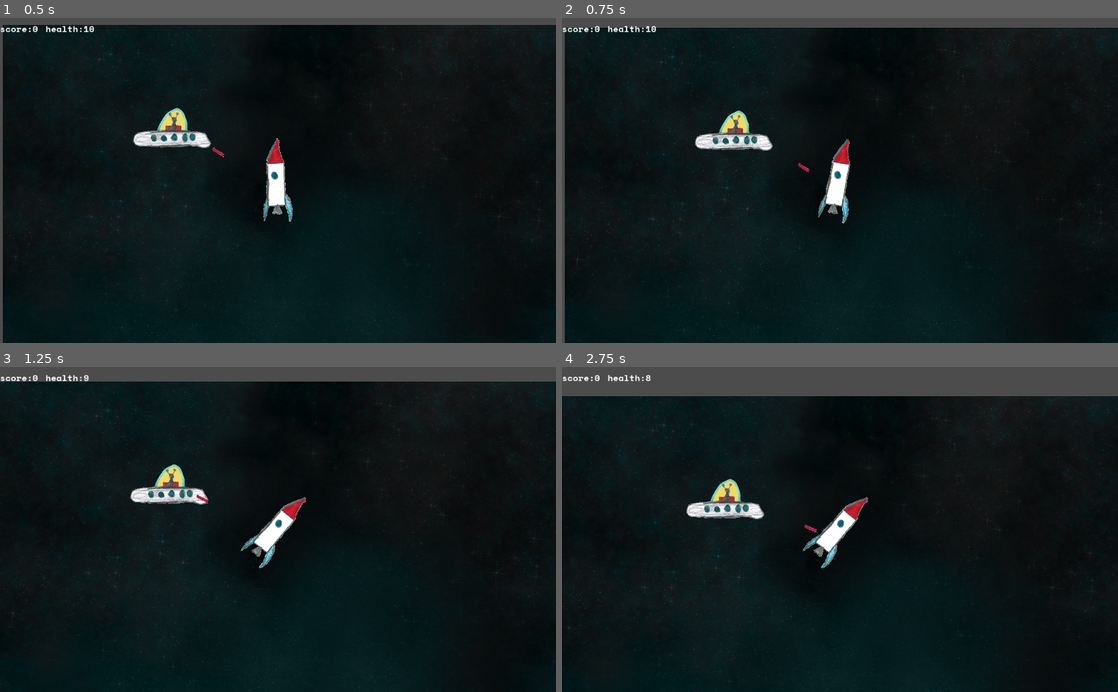
Above: before the commit, frames 1-4 (two rows, left to right).
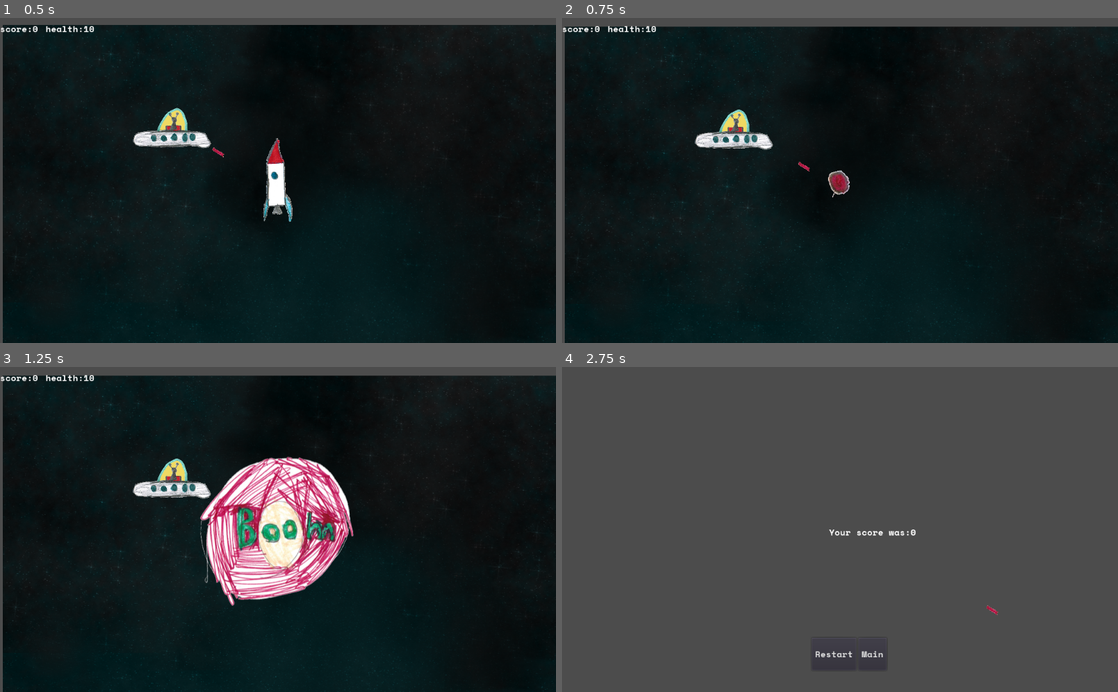
Above: after the commit, the same moments.

Repository: the-g-force/FamJam-April2020
Game: Godot game, scene res://src/Level.tscn
Two runs of this game, one before a commit and one after it. Both use one fixed random seed, a clock stepped at 60 frames per second and the inputs below. Sound files missing from this copy of the repository are replaced by a short silence.
Inputs:
- Up to frame 1 (0.5 s): no input
- Up to frame 2 (0.75 s): hold Right (TurnRight) from 0.53 s (still down); tap Delete (die, bound only after the commit) at 0.6 s
- Up to frame 3 (1.25 s): keep holding Right (TurnRight)
- Up to frame 4 (2.75 s): release Right (TurnRight) at 1.28 s; hold Left (TurnLeft) 1.28-2.03 s; tap Space (Fire) at 1.35 s; tap Delete (die, bound only after the commit) at 1.55, 2.1 s; hold Right (TurnRight) from 2.03 s (still down)

Frame 1 is identical in both runs. In frame 2, 2.0% of the frame differs, in the area x 0-100%, y 2-100%; in frame 3, 13%; in frame 4, 91%.

Commit message:
Add end scene

Diff:
--- a/project/project.godot
+++ b/project/project.godot
@@ -55,6 +55,11 @@
 , Object(InputEventMouseButton,"resource_local_to_scene":false,"resource_name":"","device":0,"alt":false,"shift":false, …(202 unchanged characters)…
  ]
 }
+die={
+"deadzone": 0.5,
+"events": [ Object(InputEventKey,"resource_local_to_scene":false,"resource_name":"","device":0,"alt":false,"shift":false,"control":false,"meta":false,"command":false,"pressed":false,"scancode":16777224,"unicode":0,"echo":false,"script":null)
+ ]
+}
 
 [layer_names]
 
--- /dev/null
+++ b/project/src/End.gd
@@ -0,0 +1,19 @@
+extends Node
+
+onready var _scoredisplay : Label = $Score
+
+var _main : PackedScene = load("res://src/MainMenu.tscn")
+var _level : PackedScene = load("res://src/Level.tscn")
+
+func _ready():
+	_scoredisplay.text = "Your score was:" + str(PlayerStats.score)
+
+func _on_Restart_pressed():
+	get_tree().change_scene_to(_level)
+	PlayerStats.health = 10
+	PlayerStats.score = 0
+
+func _on_Main_pressed():
+	get_tree().change_scene_to(_main)
+	PlayerStats.health = 10
+	PlayerStats.score = 0
--- /dev/null
+++ b/project/src/End.tscn
@@ -0,0 +1,50 @@
+[gd_scene load_steps=3 format=2]
+
+[ext_resource path="res://assets/Font.tres" type="DynamicFont" id=1]
+[ext_resource path="res://src/End.gd" type="Script" id=2]
+
+[node name="End" type="Node"]
+script = ExtResource( 2 )
+
+[node name="HBoxContainer" type="HBoxContainer" parent="."]
+anchor_left = 0.5
+anchor_top = 1.0
+anchor_right = 0.5
+anchor_bottom = 1.0
+margin_left = -52.0
+margin_top = -100.0
+margin_right = 52.0
+margin_bottom = -40.0
+__meta__ = {
+"_edit_use_anchors_": false
+}
+
+[node name="Restart" type="Button" parent="HBoxContainer"]
+margin_right = 82.0
+margin_bottom = 60.0
+custom_fonts/font = ExtResource( 1 )
+text = "Restart"
+
+[node name="Main" type="Button" parent="HBoxContainer"]
+margin_left = 86.0
+margin_right = 138.0
+margin_bottom = 60.0
+custom_fonts/font = ExtResource( 1 )
+text = "Main"
+
+[node name="Score" type="Label" parent="."]
+anchor_left = 0.5
+anchor_top = 0.5
+anchor_right = 0.5
+anchor_bottom = 0.5
+margin_left = -20.0
+margin_top = -7.0
+margin_right = 20.0
+margin_bottom = 7.0
+custom_fonts/font = ExtResource( 1 )
+text = "Score"
+__meta__ = {
+"_edit_use_anchors_": false
+}
+[connection signal="pressed" from="HBoxContainer/Restart" to="." method="_on_Restart_pressed"]
+[connection signal="pressed" from="HBoxContainer/Main" to="." method="_on_Main_pressed"]
--- a/project/src/Rocket.gd
+++ b/project/src/Rocket.gd
@@ -22,6 +22,7 @@
 var _dead : bool = false
 
 const _explosion = preload("res://src/Explosion.tscn")
+const _end = preload("res://src/End.tscn")
 
 func _process(delta):
 	if not _dead:
@@ -57,6 +58,12 @@
 			get_parent().add_child(bullet)
 			_shoot_sound.play()
 
+		# DIE
+		if Input.is_action_just_pressed("die"):
+			PlayerStats.health = 0
+			damage()
+
+
 func damage():
 	PlayerStats.health -= 1
 	_damage_sound.play()
@@ -68,3 +75,5 @@
 			hide()
 			_collision.disabled = true
 			_dead = true
+			yield(get_tree().create_timer(2), "timeout")
+			get_tree().change_scene_to(_end)
